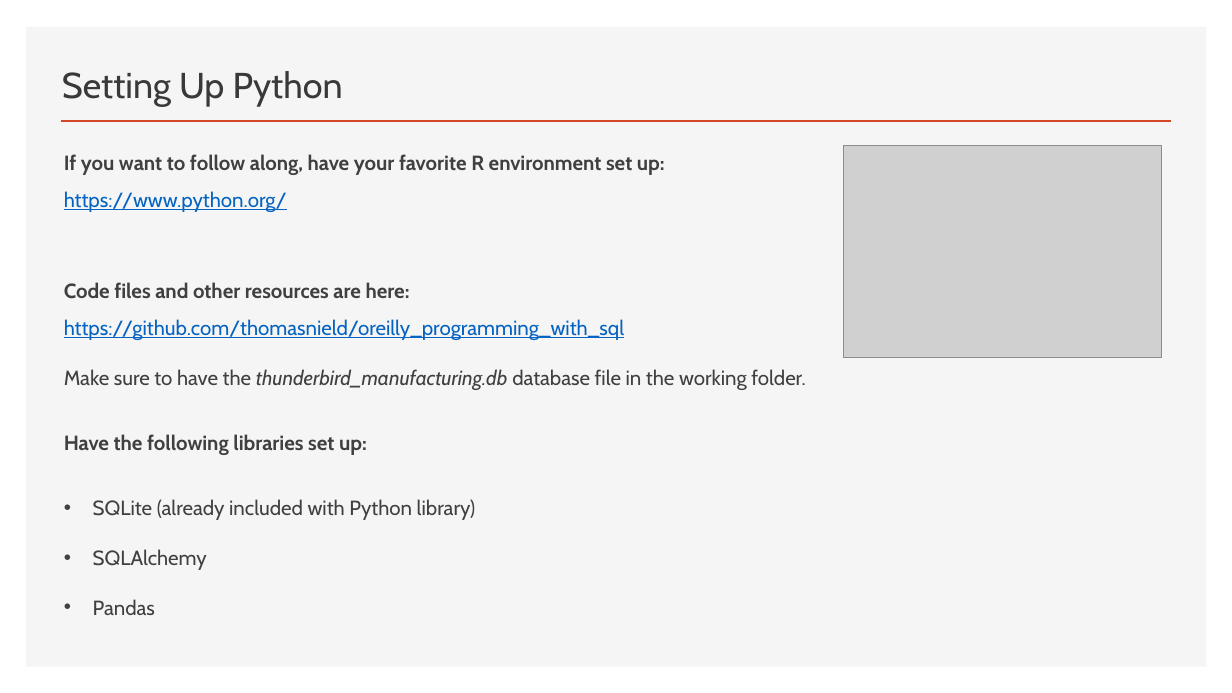
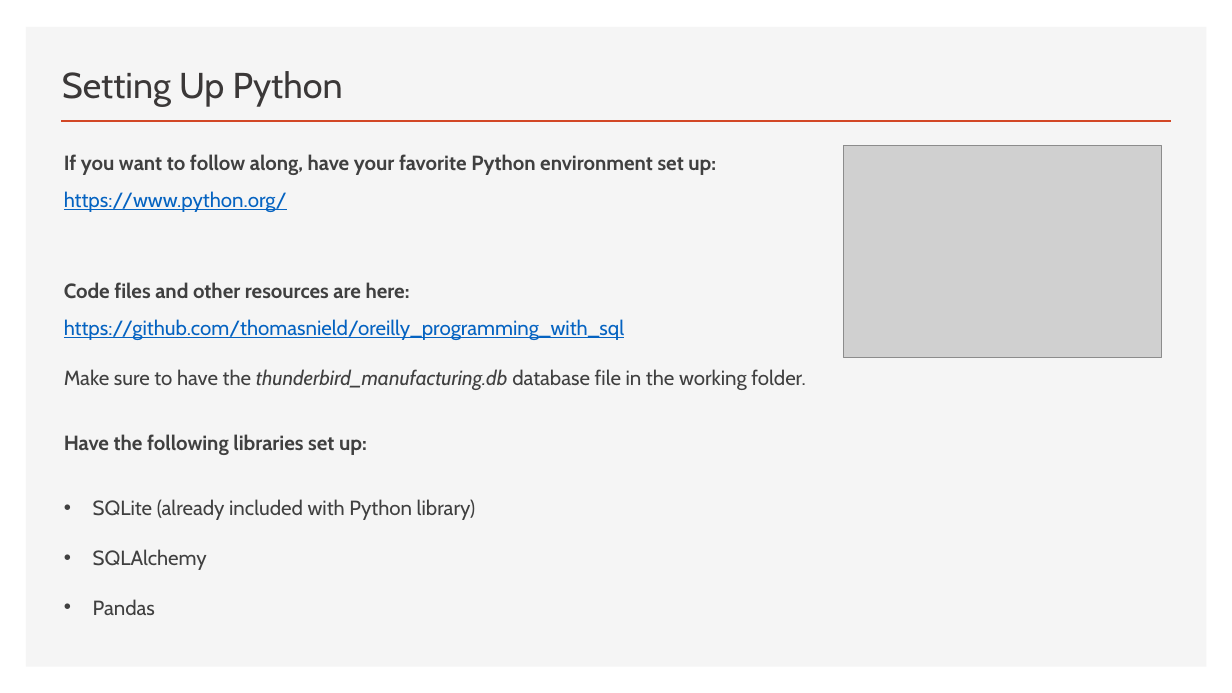
Before and after one commit to thomasnield/oreilly_programming_with_sql, a slide deck: slide 6 of oreilly_programming_with_sql.pptx. Drawn at 1232x693 pixels with LibreOffice and Linux fonts; fonts in the diff are those of the drawing; grey boxes stand for pictures. Boxes give left, top, right and bottom in pixels: in the first picture for what was removed or moved away, otherwise in the second. Text is boxed around its words. In the diff, an @@ line names an element or a change of style, - is before the commit and + after.

Commit message:
finish slides

```diff
--- a/oreilly_programming_with_sql.pptx
+++ b/oreilly_programming_with_sql.pptx
@@ text at [64, 154, 716, 175]: text changed @@
-If you want to follow along, have your favorite R environment set up:
+If you want to follow along, have your favorite Python environment set up:
```
Also in this commit, not shown: 15 slides added, 3 other files.
